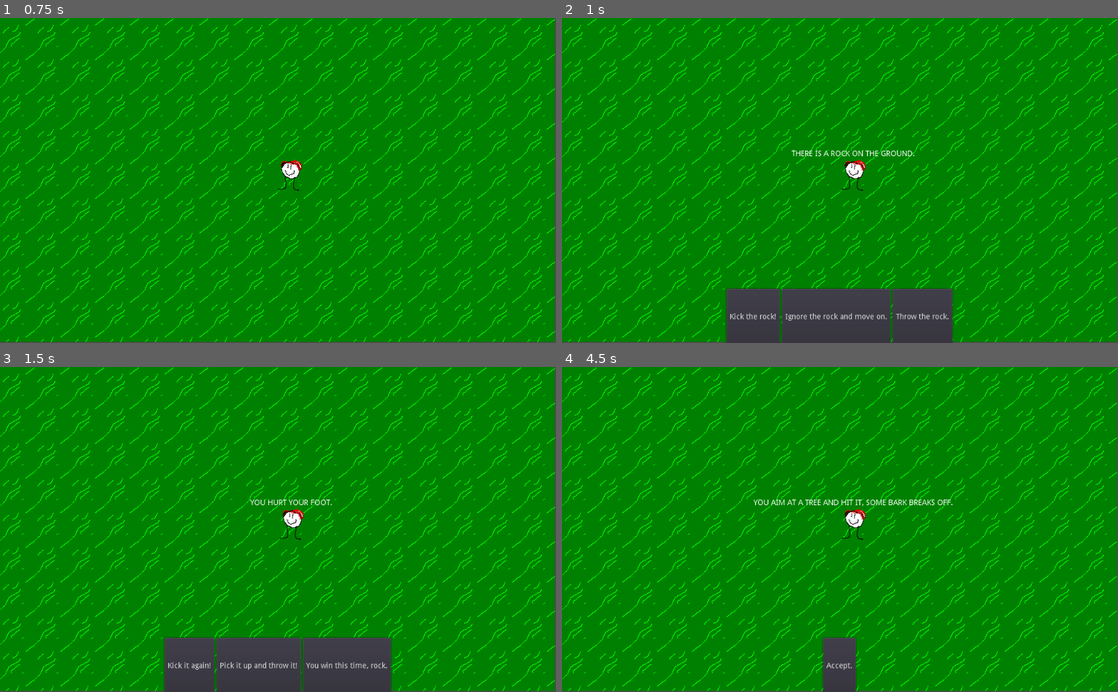
Above: before the commit, frames 1-4 (two rows, left to right).
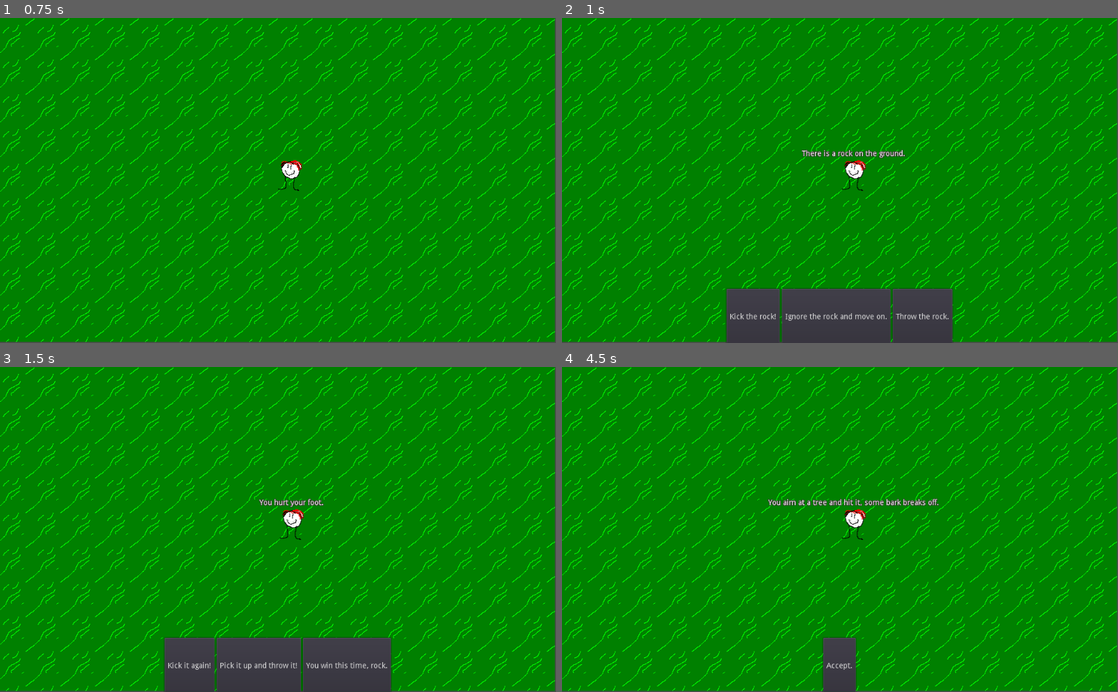
Above: after the commit, the same moments.

Repository: Chad-McThunderCode/basic_encounters
Game: Godot game, scene res://World.tscn
Two runs of this game, one before a commit and one after it. Both use one fixed random seed, a clock stepped at 60 frames per second and the inputs below.
Inputs:
- Up to frame 1 (0.75 s): tap Enter at 0.5 s; hold Right (ui_right) from 0.53 s (still down)
- Up to frame 2 (1 s): keep holding Right (ui_right)
- Up to frame 3 (1.5 s): release Right (ui_right) at 1.25 s; click "Kick the rock!" at 1.25 s
- Up to frame 4 (4.5 s): click "Kick it again!" at 2 s; click "Kick it again!" at 2.75 s; click "Kick it again!" at 3.5 s; click "Pick it up and throw it!" at 4.25 s

Frame 1 is identical in both runs. In frame 2, 0.3% of the frame differs, in the area x 41-64%, y 40-44%; in frame 3, 0.2%; in frame 4, 0.6%, in the area x 34-71%, y 40-43%.

Commit message:
fixed oversight on legal_encounters of Encounters.ThrowRock, also made text more visible

Diff:
--- a/encounter_logic/EncounterScreen.tscn
+++ b/encounter_logic/EncounterScreen.tscn
@@ -15,7 +15,10 @@
 margin_top = 122.0
 margin_right = 801.0
 margin_bottom = 380.0
+custom_colors/font_color = Color( 1, 1, 1, 1 )
+custom_colors/font_outline_modulate = Color( 0, 0, 0, 1 )
+custom_colors/font_color_shadow = Color( 0.211765, 0.184314, 0.184314, 1 )
+custom_constants/shadow_as_outline = 3
 align = 1
 valign = 1
 autowrap = true
-uppercase = true
--- a/encounter_logic/encounters/EncounterThrowRock.gd
+++ b/encounter_logic/encounters/EncounterThrowRock.gd
@@ -8,9 +8,9 @@
 func _init(encounter_handler, encounter_screen).(encounter_handler, encounter_screen):
 	button_list = ["Accept."]
 	legal_encounters = [
-		Encounters.ThrowRock,
 		Encounters.Rock,
-		Encounters.Goblins
+		Encounters.Goblins,
+		Encounters.ReturnToGame
 	]
 	roll_outcome = randf()
 	if(roll_outcome < 0.3):
